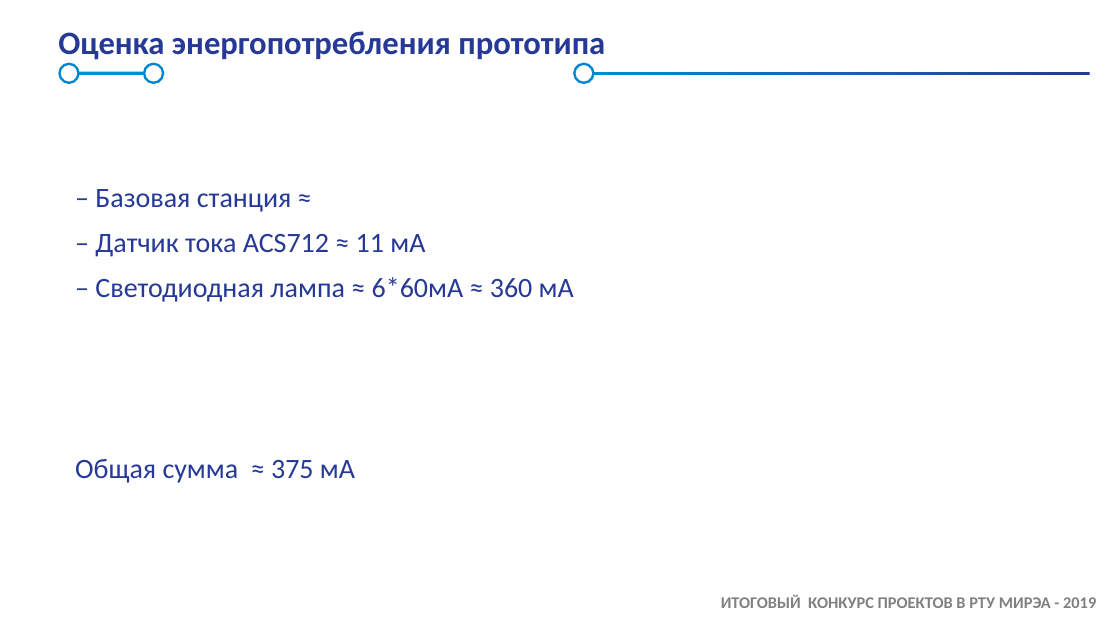
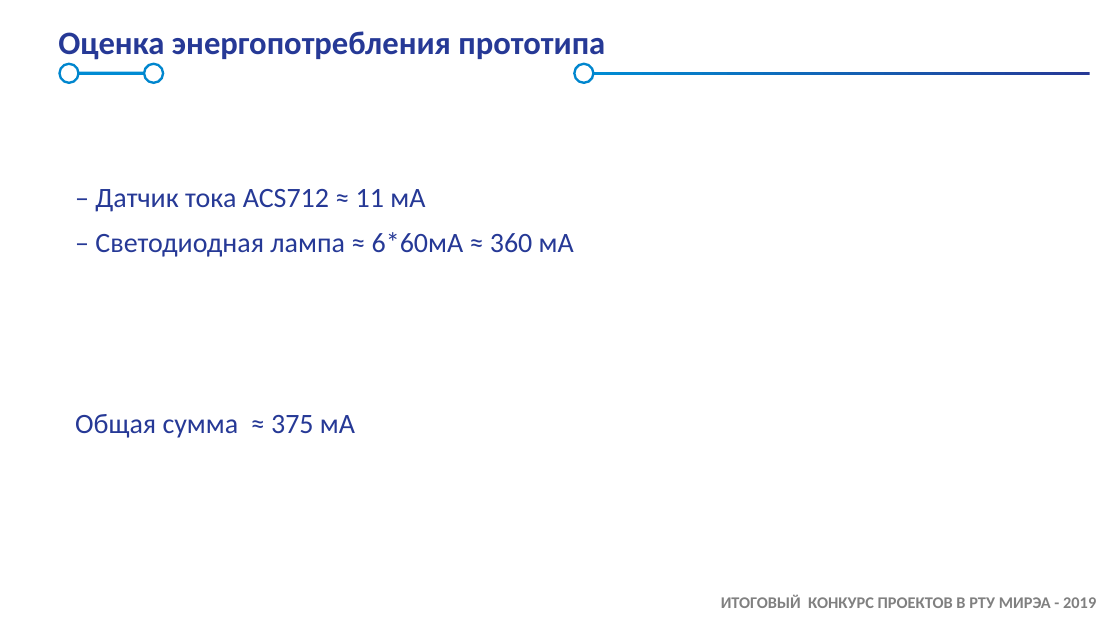
Before and after one commit to Gabslocks/CurrentSensor, a slide deck: slide 8 of docs/SAMSUNG_IoT_Academy_Presentation_Template_2019_1.pptx. Drawn at 1120x630 pixels with LibreOffice and Linux fonts; fonts in the diff are those of the drawing; background and template pictures are left out. Boxes give left, top, right and bottom in pixels: in the first picture for what was removed or moved away, otherwise in the second. Text is boxed around its words. In the diff, an @@ line names an element or a change of style, - is before the commit and + after.

```diff
--- a/docs/SAMSUNG_IoT_Academy_Presentation_Template_2019_1.pptx
+++ b/docs/SAMSUNG_IoT_Academy_Presentation_Template_2019_1.pptx
@@ text at (95,189,292,212): paragraph removed @@
-– Базовая станция ≈
```
